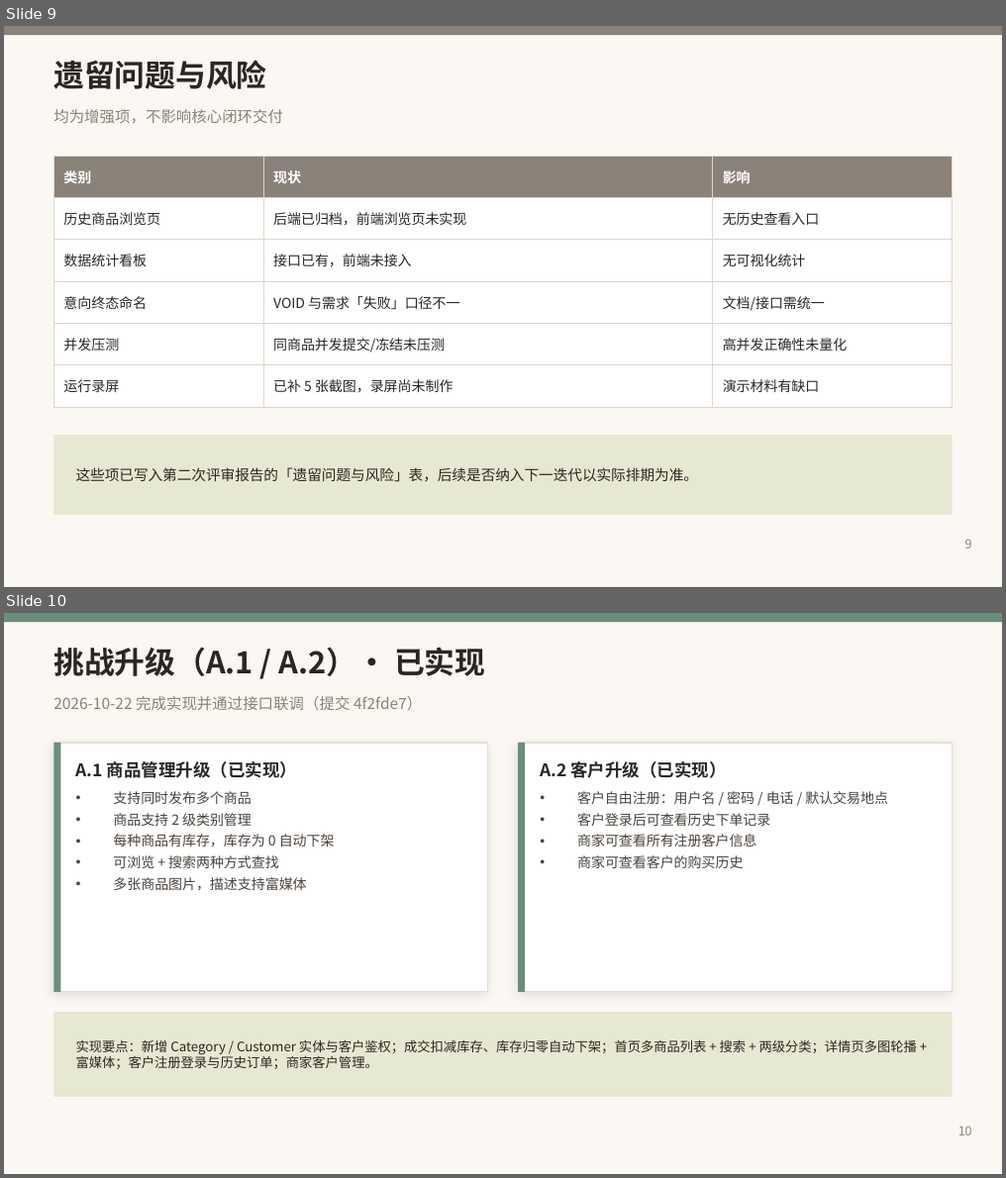
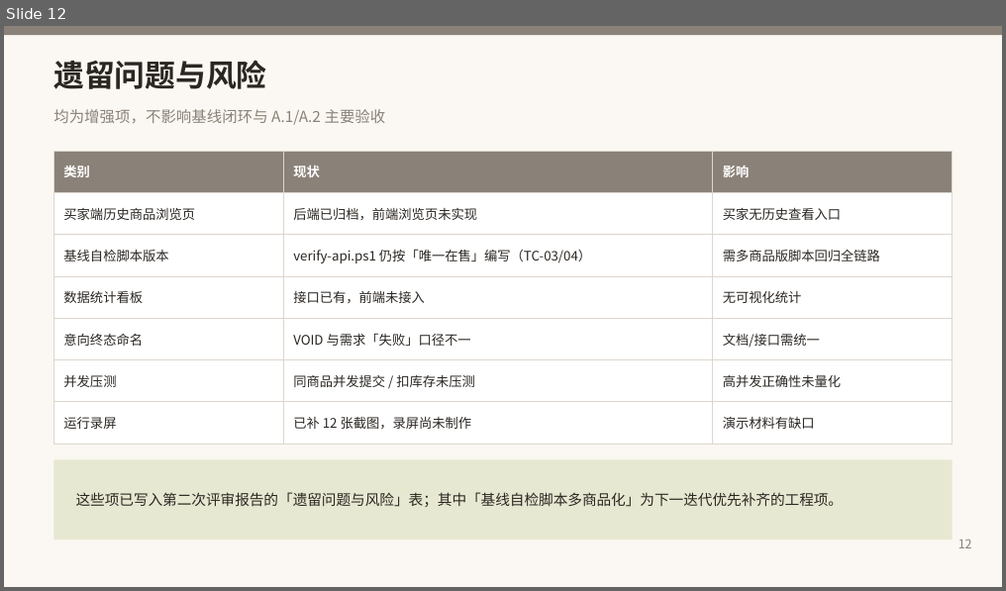
Before and after one commit to kaskk345/pingxixi-online-shoppingplatform, a slide deck: docs/media/第二周_第二次评审_讲述版.pptx. Shown one above the other, each under a label of ours: slides 9 and 10 before the commit, slide 12 after it. The pictures are 1006x1178 and 1006x591 pixels, drawn with LibreOffice and Linux fonts; fonts in the diff are those of the drawing. Boxes give left, top, right and bottom in pixels: in the first picture for what was removed or moved away, otherwise in the second. Text is boxed around its words. In the diff, an @@ line names an element or a change of style, - is before the commit and + after.

Commit message:
docs(评审): 讲述版PPT升级为13页（A.1/A.2扩为3页）并重导出逐页预览图片

```diff
--- a/docs/media/第二周_第二次评审_讲述版.pptx
+++ b/docs/media/第二周_第二次评审_讲述版.pptx
@@ slide 10 removed at (4,613,1002,1174), background #FBF8F3 @@
@@ rectangle removed at (4,613,1002,622) @@
@@ text removed at (54,647,485,676) @@
-挑战升级（A.1 / A.2）· 已实现
@@ text removed at (54,696,422,710) @@
-2026-10-22 完成实现并通过接口联调（提交 4f2fde7）
@@ rectangle removed at (54,743,488,992) @@
@@ rectangle removed at (54,743,60,992) @@
@@ rectangle removed at (518,743,952,992) @@
@@ rectangle removed at (518,743,525,992) @@
@@ text removed at (76,761,297,778) @@
-A.1 商品管理升级（已实现）
@@ text removed at (540,761,726,778) @@
-A.2 客户升级（已实现）
@@ text removed at (113,791,335,891) @@
-• 支持同时发布多个商品
-• 商品支持 2 级类别管理
-• 每种商品有库存，库存为 0 自动下架
-• 可浏览 + 搜索两种方式查找
-• 多张商品图片，描述支持富媒体
@@ text removed at (577,791,888,868) @@
-• 客户自由注册：用户名 / 密码 / 电话 / 默认交易地点
-• 客户登录后可查看历史下单记录
-• 商家可查看所有注册客户信息
-• 商家可查看客户的购买历史
@@ rectangle removed at (54,1012,952,1097) @@
@@ text removed at (76,1041,917,1069) @@
-实现要点：新增 Category / Customer 实体与客户鉴权；成交扣减库存、库存归零自动下架；首页多商品列表 + 搜索 + 两级分类；详情页多图轮播 + 富媒体；客户注册登录与历史订单；商家客户管理。
@@ text removed at (958,1127,972,1136) @@
-10
@@ what was slide 9 is now slide 12 @@
@@ slide 12 changed as well @@
@@ text at (54,109,386,125): text changed @@
-均为增强项，不影响核心闭环交付
+均为增强项，不影响基线闭环与 A.1/A.2 主要验收
@@ table at (54,151,952,433) @@
-row 2: 历史商品浏览页 | 后端已归档，前端浏览页未实现 | 无历史查看入口
+row 2: 买家端历史商品浏览页 | 后端已归档，前端浏览页未实现 | 买家无历史查看入口
+row 3: 基线自检脚本版本 | verify-api.ps1 仍按「唯一在售」编写（TC-03/04） | 需多商品版脚本回归全链路
-row 6, column 2: 同商品并发提交/冻结未压测
+row 6, column 2: 同商品并发提交 / 扣库存未压测
-row 7, column 2: 已补 5 张截图，录屏尚未制作
+row 7, column 2: 已补 12 张截图，录屏尚未制作
@@ table: place and size @@
-table at (54,156,952,396)
+table at (54,151,952,433)
@@ rectangle: place and size @@
-rectangle at (54,435,952,515)
+rectangle at (54,460,952,540)
@@ text at (76,492,844,507): text changed @@
-这些项已写入第二次评审报告的「遗留问题与风险」表，后续是否纳入下一迭代以实际排期为准。
+这些项已写入第二次评审报告的「遗留问题与风险」表；其中「基线自检脚本多商品化」为下一迭代优先补齐的工程项。
@@ text at (958,539,972,549): text changed @@
-9
+12
```
Also in this commit, not shown: 8 other slides changed, 4 slides added, 1 other slide removed, 16 other files.
